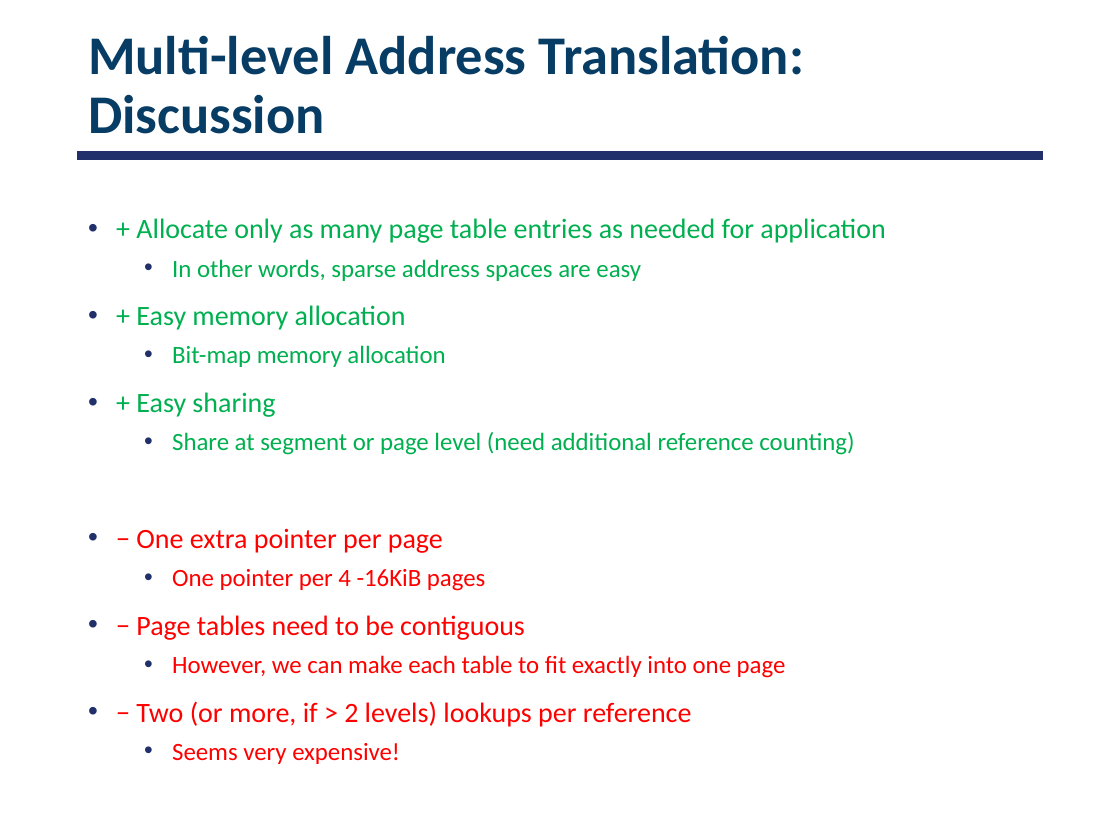
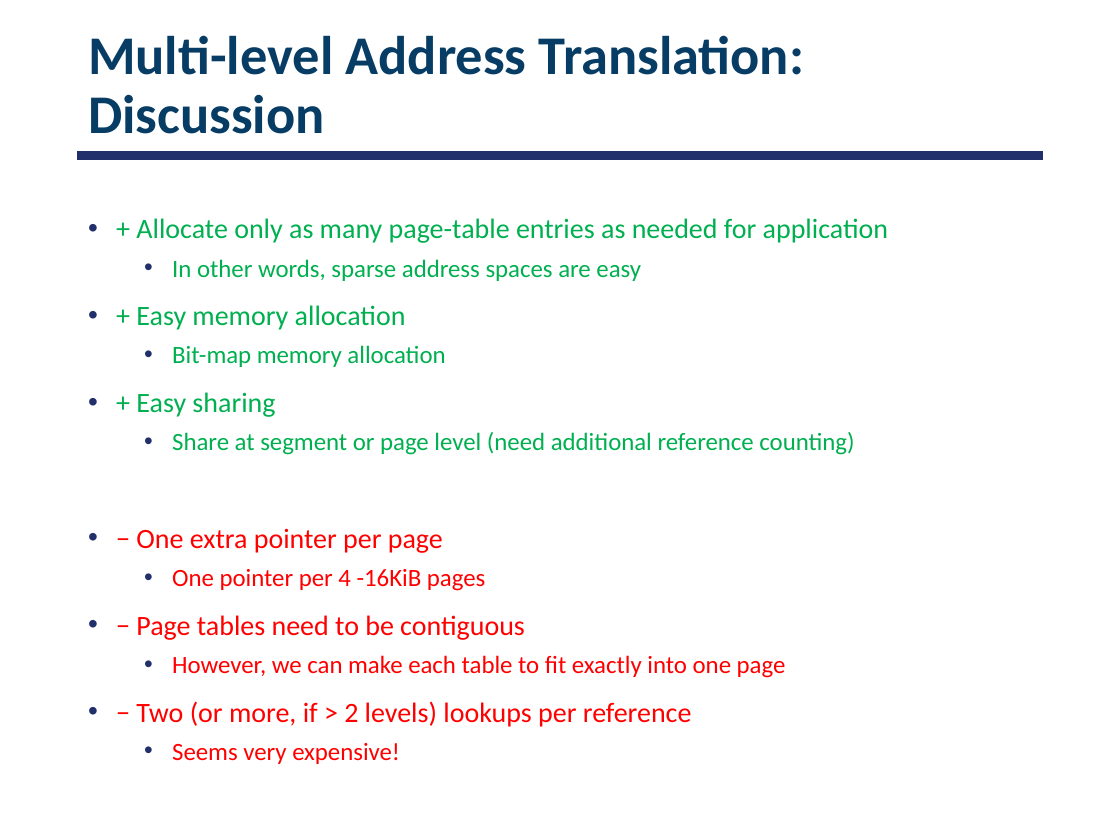
Before and after one commit to smajidzahedi/ECE350, a slide deck: slide 46 of 07-address.pptx. Drawn at 1120x840 pixels with LibreOffice and Linux fonts; fonts in the diff are those of the drawing. Boxes give left, top, right and bottom in pixels: in the first picture for what was removed or moved away, otherwise in the second. Text is boxed around its words. In the diff, an @@ line names an element or a change of style, - is before the commit and + after.

```diff
--- a/07-address.pptx
+++ b/07-address.pptx
@@ text at [136, 218, 888, 243]: text changed @@
-• + Allocate only as many page table entries as needed for application
+• + Allocate only as many page-table entries as needed for application
```
Also in this commit, not shown: 9 other slides changed, 1 other file.
